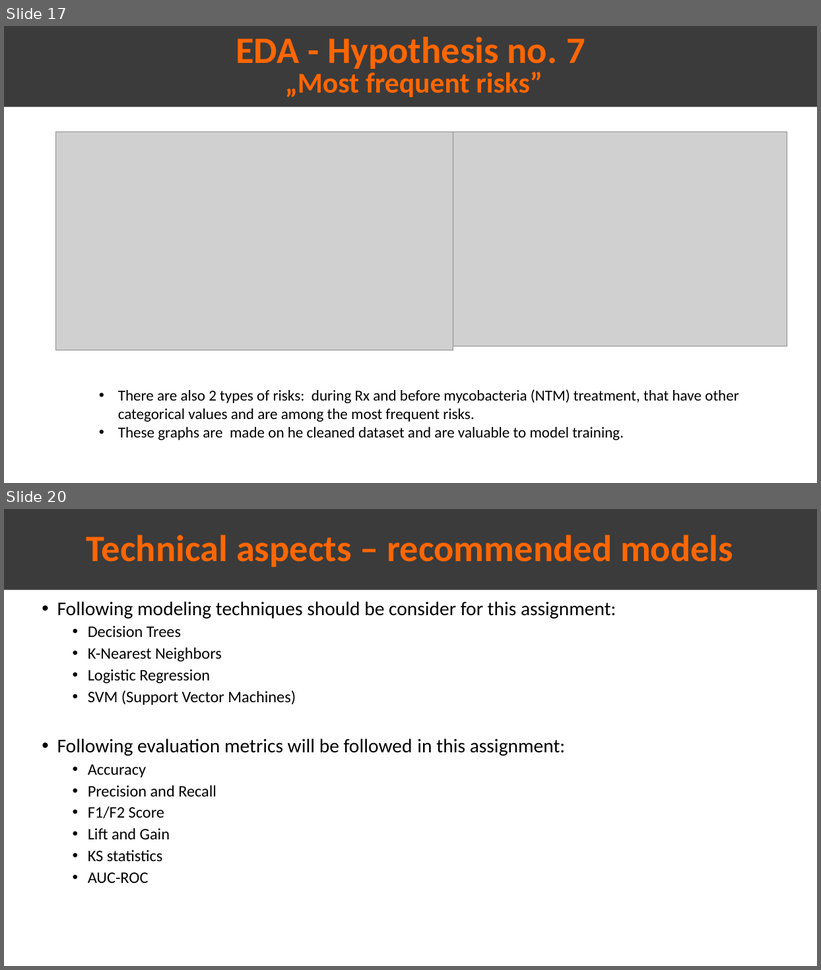
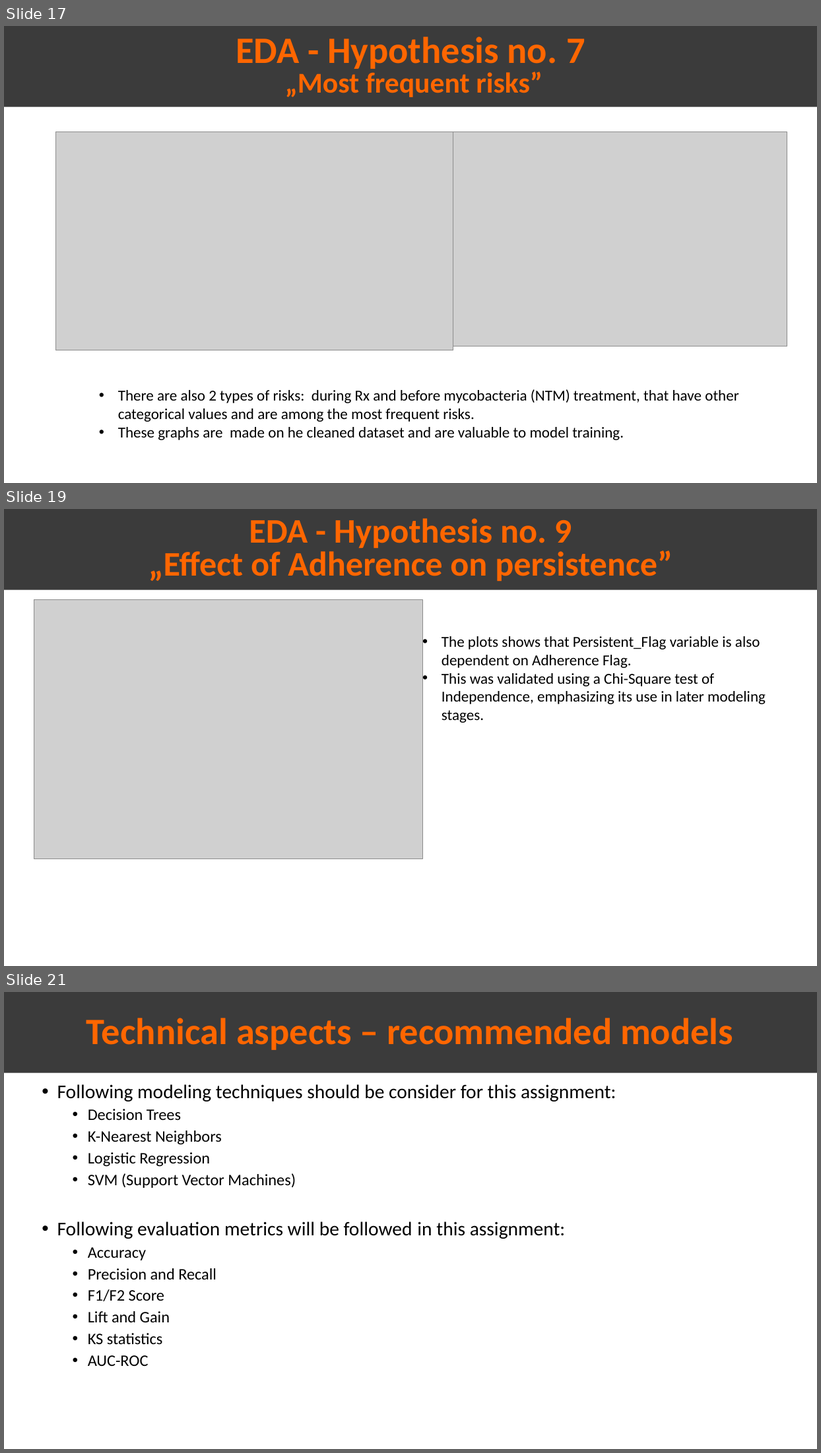
Before and after one commit to Omar-Safwat/HealthCare_project, a slide deck: Week_10-11/Presentation_EDA.pptx. Shown one above the other, each under a label of ours: slides 17 and 20 before the commit, slides 17, 19 and 21 after it; the slides between them are not shown. The pictures are 821x970 and 821x1453 pixels, drawn with LibreOffice and Linux fonts; fonts in the diff are those of the drawing; grey boxes stand for pictures. Boxes give left, top, right and bottom in pixels: in the first picture for what was removed or moved away, otherwise in the second. Text is boxed around its words. In the diff, an @@ line names an element or a change of style, - is before the commit and + after.

Commit message:
Update presentation comorb and Adherence. Update data report n_rows

```diff
--- a/Week_10-11/Presentation_EDA.pptx
+++ b/Week_10-11/Presentation_EDA.pptx
@@ slide 19 added at (4, 509, 817, 966), background #FFFFFF @@
@@ rectangle added at (4, 509, 817, 590), fill #3B3B3B, 40.7 pt, text #FF6600, bold @@
+EDA - Hypothesis no. 9
+„Effect of Adherence on persistence”
@@ picture added at (34, 600, 423, 859) @@
@@ text added at (442, 636, 766, 723), 18 pt, text #000000 @@
+• The plots shows that Persistent_Flag variable is also dependent on Adherence Flag.
+• This was validated using a Chi-Square test of Independence, emphasizing its use in later modeling stages.
@@ what was slide 20 is now slide 21 @@
```
Also in this commit, not shown: 3 slides changed.
